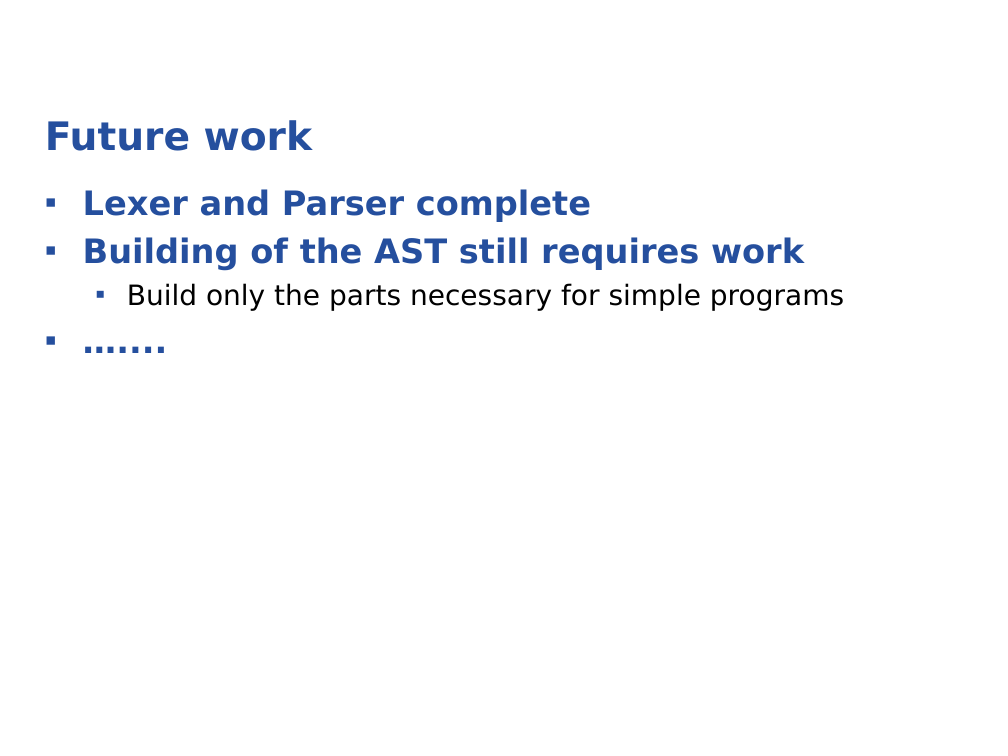
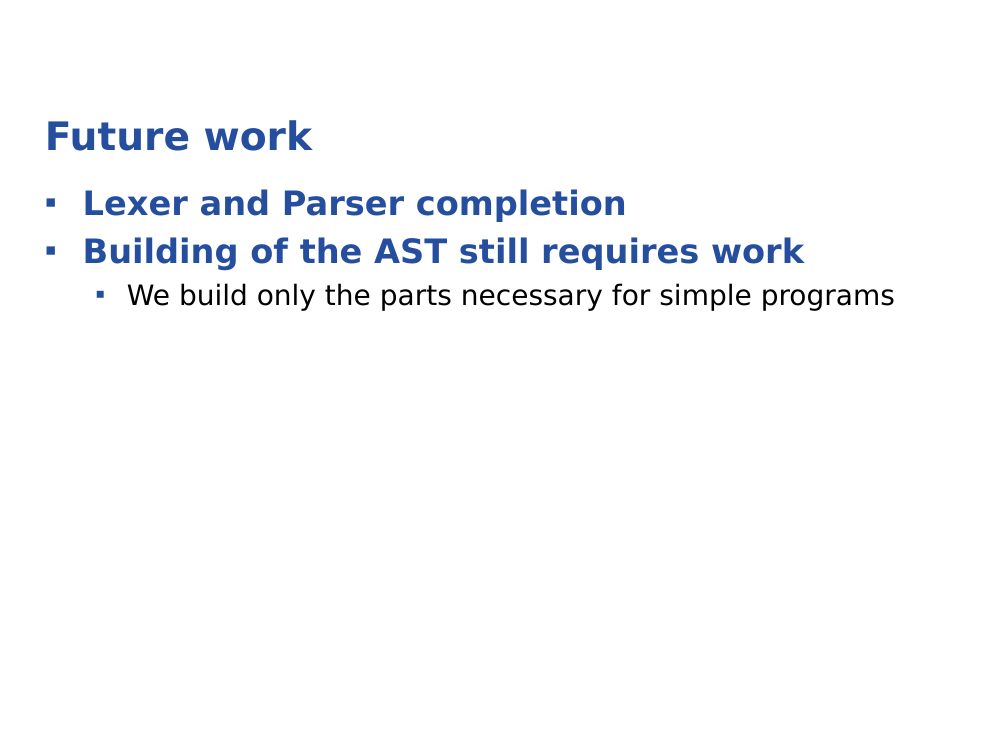
Before and after one commit to Zottel/boogieleaks, a slide deck: slide 9 of doc/slides.odp. Drawn at 1008x756 pixels with LibreOffice and Linux fonts; fonts in the diff are those of the drawing; background and template pictures are left out. Boxes give left, top, right and bottom in pixels: in the first picture for what was removed or moved away, otherwise in the second. Text is boxed around its words. In the diff, an @@ line names an element or a change of style, - is before the commit and + after.

```diff
--- a/doc/slides.odp
+++ b/doc/slides.odp
@@ text at <box>83,189,627,222</box>: text changed @@
-▪ Lexer and Parser complete
+▪ Lexer and Parser completion
@@ text at <box>127,283,895,311</box>: text changed @@
-  ▪ Build only the parts necessary for simple programs
-▪ …....
+  ▪ We build only the parts necessary for simple programs
```
Also in this commit, not shown: 1 other slide changed.
